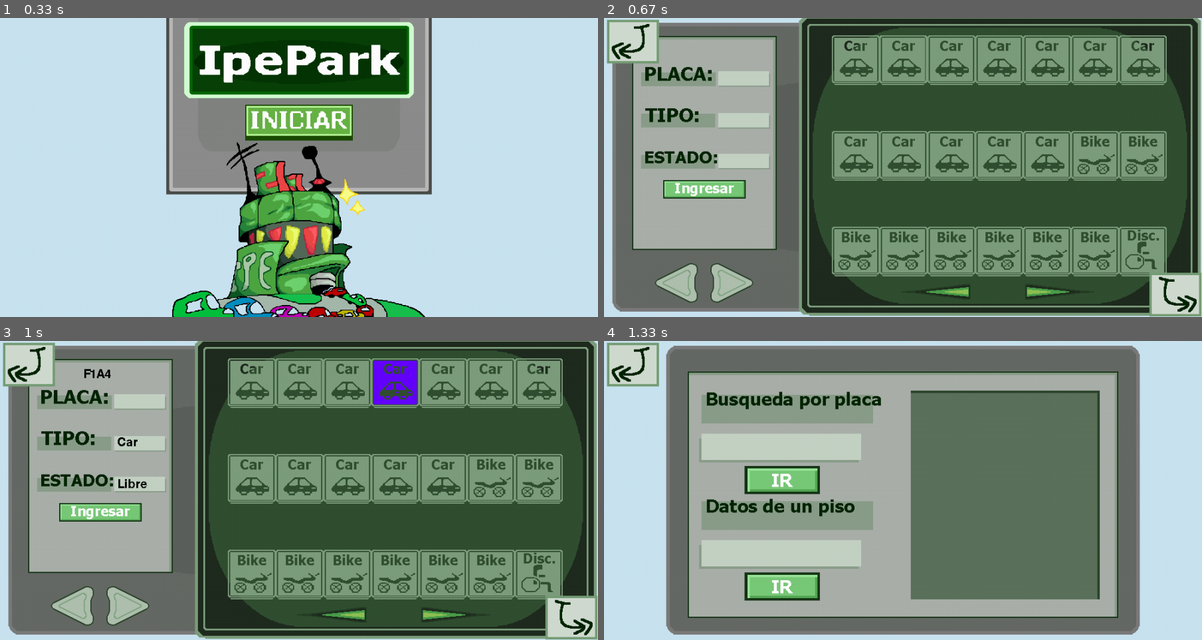
Above: before the commit, frames 1-4 (two rows, left to right).
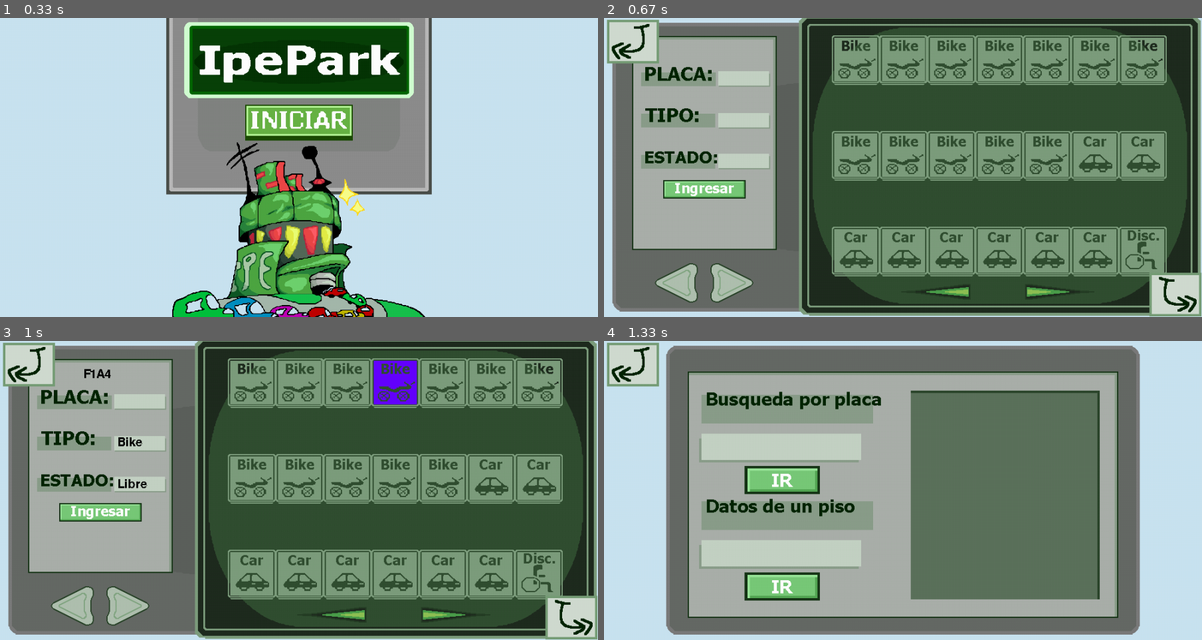
Above: after the commit, the same moments.

Repository: JDBorjaC/Parqueadero-EDD
Game: pygame game, started from main/window.py
The game is run twice, just before and just after one commit, with the same random seed, the same clock (stepped at 60 frames per second) and the same inputs.
Inputs (mouse positions are in pixels of both pictures, inside the frame that each line leads up to):
- Up to frame 1 (0.33 s): no input
- Up to frame 2 (0.67 s): click (903, 122) at 0.38 s
- Up to frame 3 (1 s): click (394, 388) at 0.72 s
- Up to frame 4 (1.33 s): click (1172, 616) at 1.05 s

Frame 1 is identical in both runs. In frame 2, 6.1% of the frame differs, in the area x 39-94%, y 7-85%; in frame 3, 6.3%, in the area x 19-94%, y 7-85%; in frame 4, nothing differs.

Commit message:
oops
my bad g

Diff:
--- a/main/core/parqueadero/pisos/Piso.py
+++ b/main/core/parqueadero/pisos/Piso.py
@@ -11,9 +11,9 @@
         for i in range(rows):
             for j in range(columns):
                 if j < 12:
+                    kind = TipoVehiculo.motorcycle
+                elif j < 20:
                     kind = TipoVehiculo.car
-                elif j < 20:
-                    kind = TipoVehiculo.motorcycle
                 else:
                     kind = TipoVehiculo.reduced_mobility
                 self.positions.append(Posicion(self, chr(65+i) + str(j+1), kind, False))
--- a/main/window.py
+++ b/main/window.py
@@ -33,7 +33,7 @@
     'lot': TextInput(pygame.Rect(135,38,90,32), 6, False),
     'placa': TextInput(pygame.Rect(191,90,85,24), 6),
     'tipo': TextInput(pygame.Rect(191,152,90,32), 6, False),
-    'estado': TextInput(pygame.Rect(191,222,90,32), 6, False),
+    'estado': TextInput(pygame.Rect(191,222,90,32), 7, False),
     'response': TextInput(pygame.Rect(70,343,200,32), 50,False)
 }
 
@@ -233,6 +233,7 @@
                         msg = 'El vehículo ' + vehiculo.getPlaca() + ' ('+hora_ingreso.strftime("%I:%M:%S %p")+'-'+hora_salida.strftime("%I:%M:%S %p")+')'
                         cobro = parqueadero.removeVehicle(floor, currentSlot, hora_ingreso, hora_salida)
                         msg = [msg, f'pagó {cobro} al salir']
+                        tab2inputs['estado'].setText("Libre")
 
             if addBtn.draw():
 
@@ -252,6 +253,7 @@
                 if flag:
                     msg = ['Se ingresó el vehículo']
                     parqueadero.addVehicle(floor, currentSlot, placa, datetime.datetime.now())
+                    tab2inputs['estado'].setText("Ocupado")
 
             renderLotButtons(floor, row)
 
